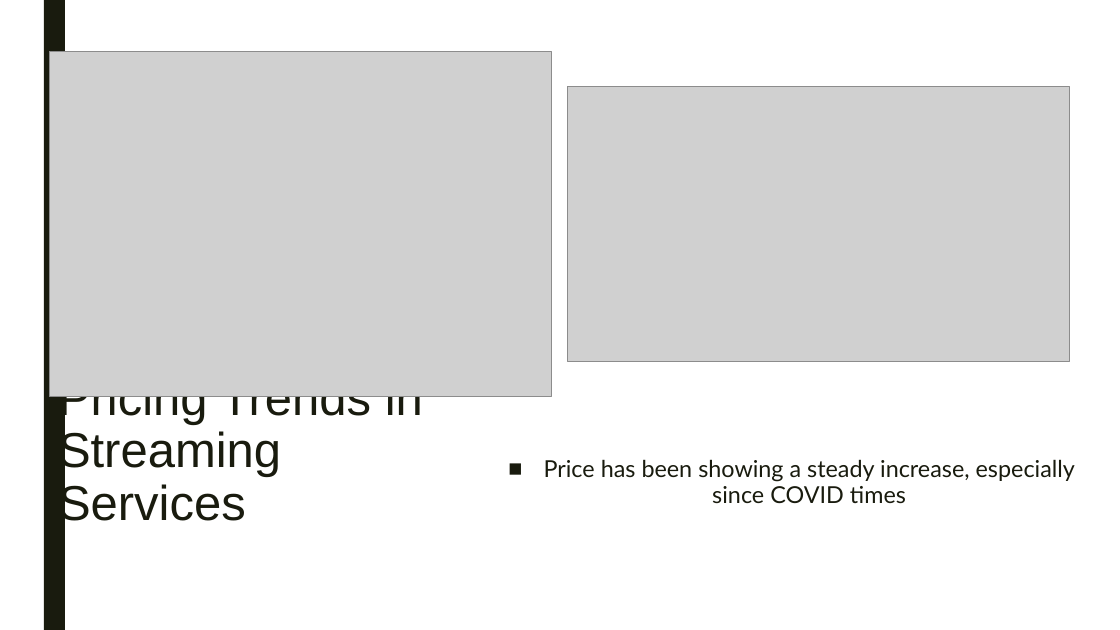
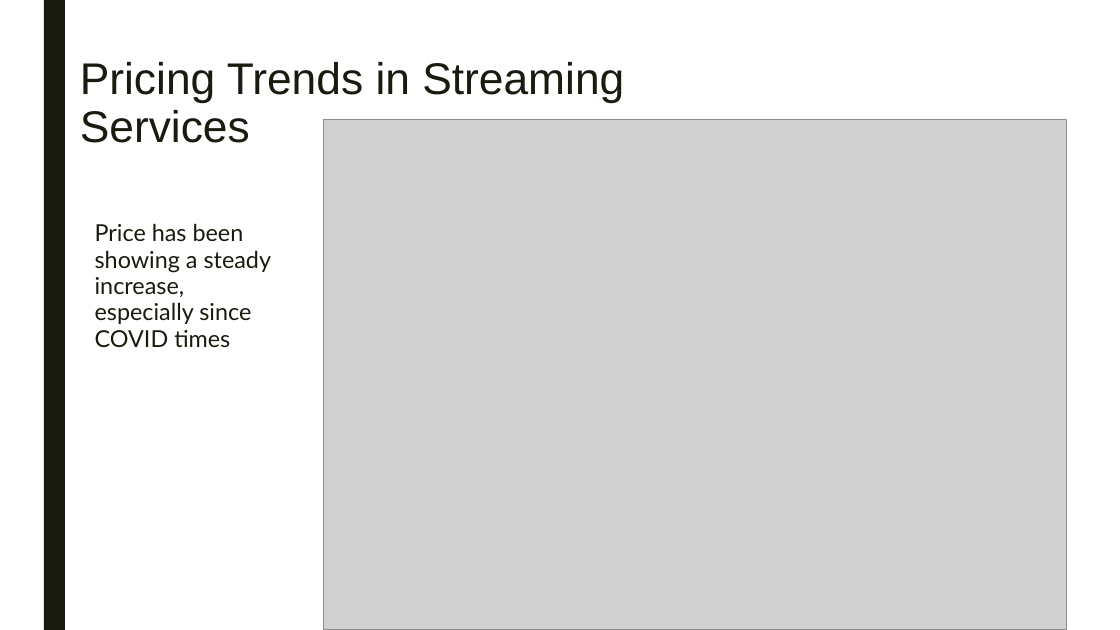
Before and after one commit to lanahuyen/media_tv, a slide deck: slide 13 of Presentation1.pptx. Drawn at 1120x630 pixels with LibreOffice and Linux fonts; fonts in the diff are those of the drawing; grey boxes stand for pictures. Boxes give left, top, right and bottom in pixels: in the first picture for what was removed or moved away, otherwise in the second. Text is boxed around its words. In the diff, an @@ line names an element or a change of style, - is before the commit and + after.

Commit message:
update

```diff
--- a/Presentation1.pptx
+++ b/Presentation1.pptx
@@ title "Pricing Trends in Streaming Services": place and size @@
-title "Pricing Trends in Streaming Services" at [58,396,423,530]
+title "Pricing Trends in Streaming Services" at [80,62,624,143]
@@ title "Pricing Trends in Streaming Services" at [80,62,624,143]: size 42 to 38 pt @@
@@ picture removed at [568,87,1070,361] @@
@@ picture: place and size @@
-picture at [50,51,551,397]
+picture at [323,119,1066,630]
@@ text "Price has been showing a ...": place and size @@
-text "Price has been showing a ..." at [544,459,1075,504]
+text "Price has been showing a ..." at [95,223,271,347]
@@ text "Price has been showing a ..." at [95,223,271,347]: alignment centre to left; bullet ■ to none @@
```
